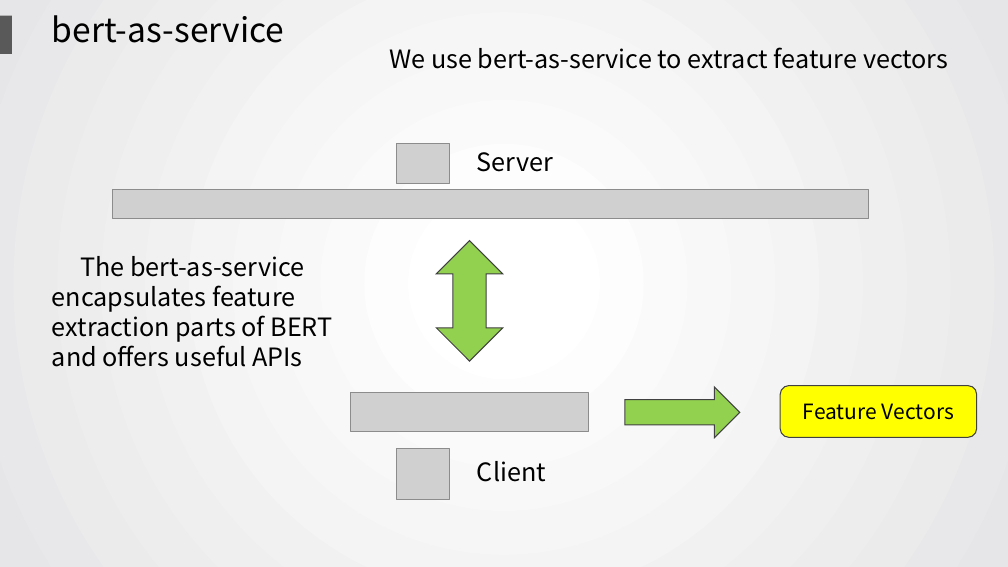
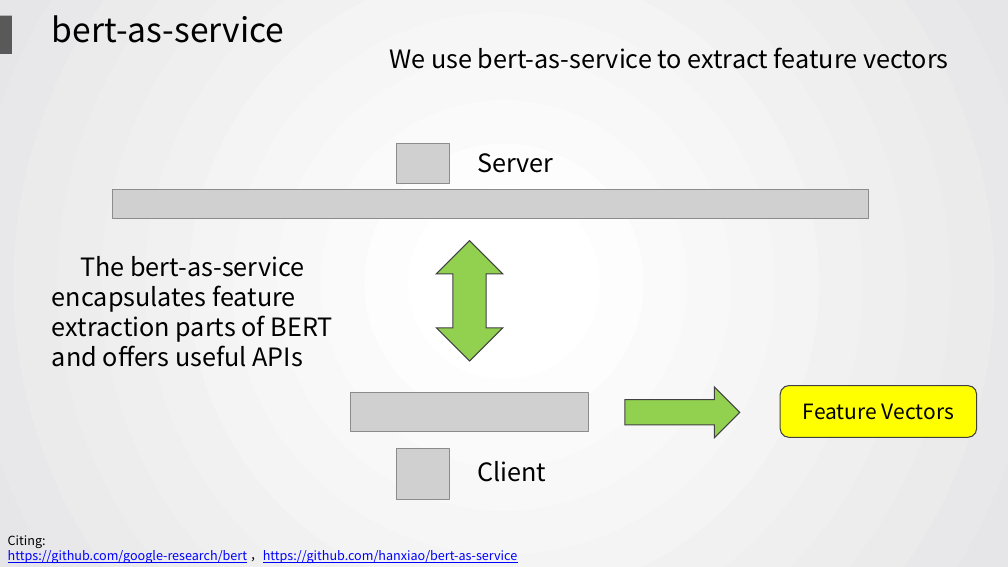
Before and after one commit to wolvestotem/Rumor-Detection, a slide deck: slide 12 of 580presentation.pptx. Drawn at 1008x567 pixels with LibreOffice and Linux fonts; fonts in the diff are those of the drawing; grey boxes stand for pictures. Boxes give left, top, right and bottom in pixels: in the first picture for what was removed or moved away, otherwise in the second. Text is boxed around its words. In the diff, an @@ line names an element or a change of style, - is before the commit and + after.

```diff
--- a/580presentation.pptx
+++ b/580presentation.pptx
@@ up down arrow removed at (436,240,503,361) @@
@@ freeform shape added at (436,240,503,361), fill #92D050, outline #414141 1 pt @@
@@ text added at (8,535,517,563), 12 pt, text #0000FF, underline @@
+Citing:
+https://github.com/google-research/bert ，https://github.com/hanxiao/bert-as-service
```
Also in this commit, not shown: 15 other slides changed, 5 slides added, 2 slides removed.
